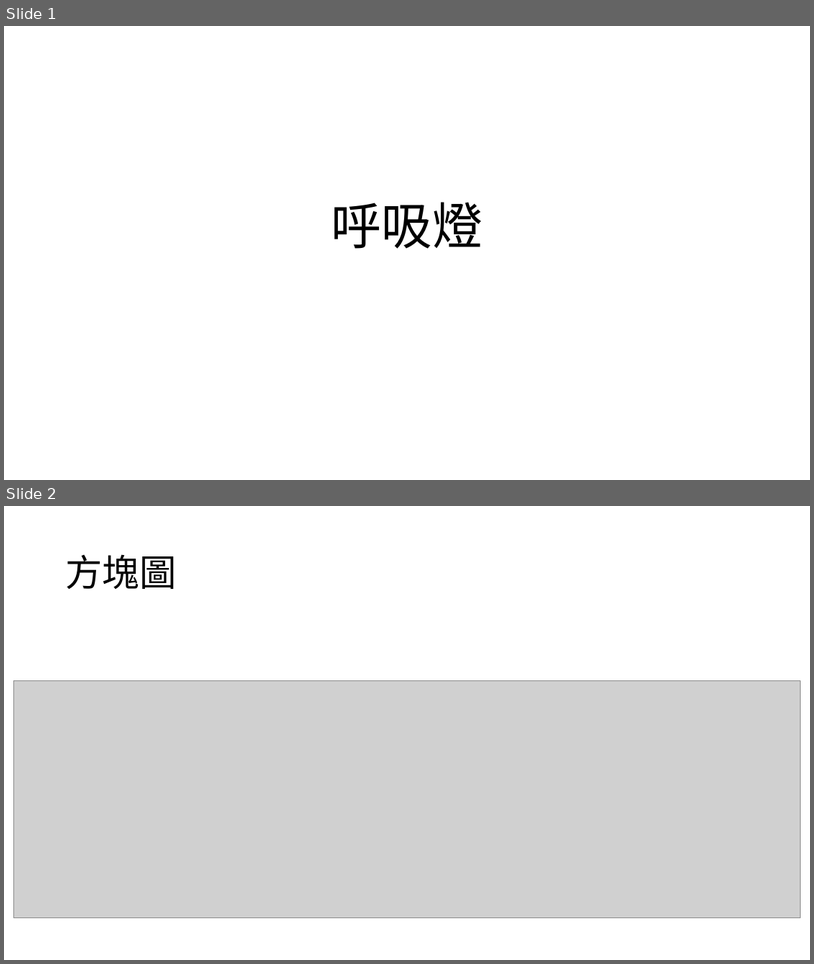
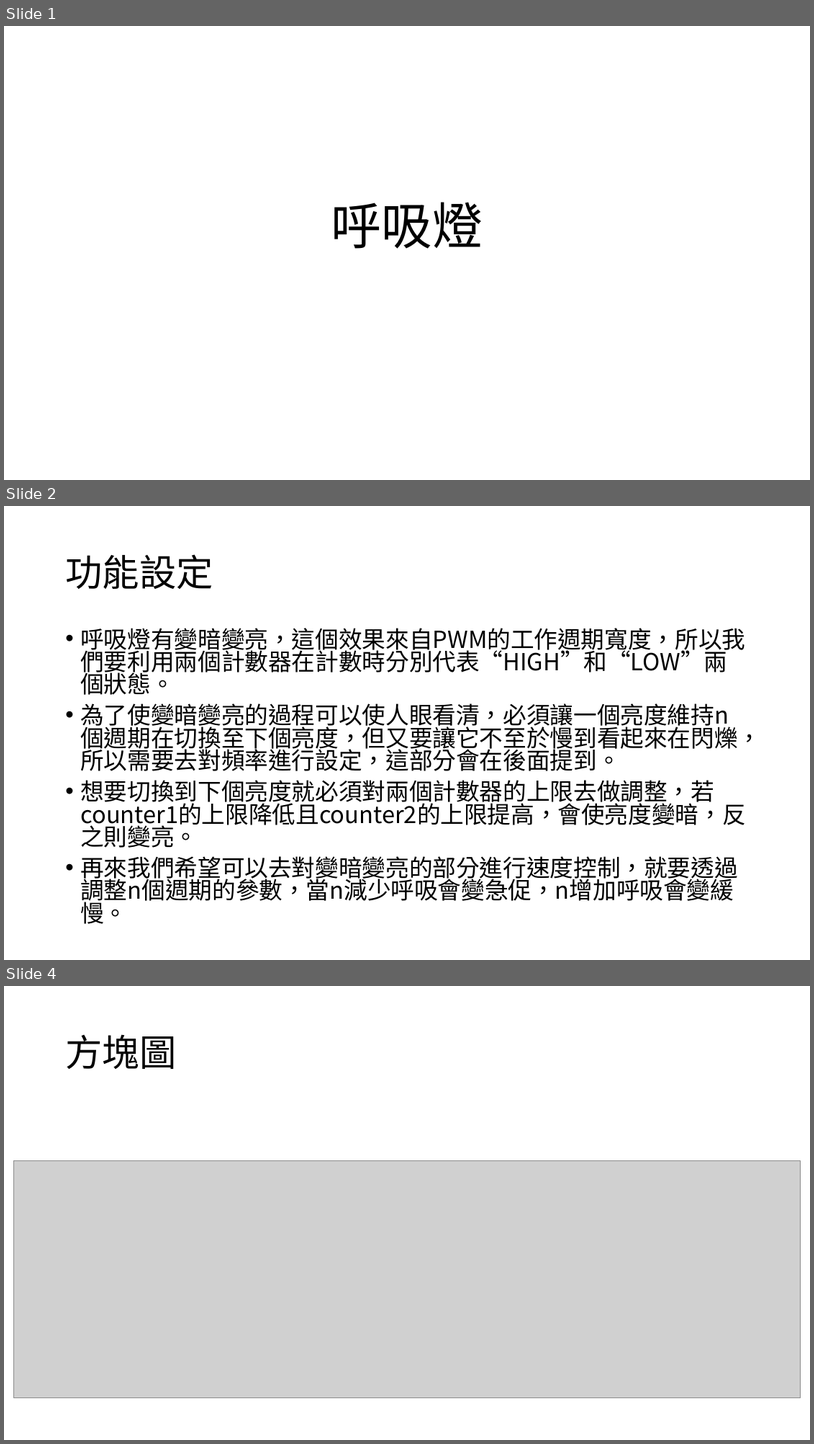
Before and after one commit to YUHAO-109112128/HW3_breath-light, a slide deck: HW3_呼吸燈.pptx. Shown one above the other, each under a label of ours: slides 1 and 2 before the commit, slides 1, 2 and 4 after it; the slides between them are not shown. The pictures are 814x964 and 814x1444 pixels, drawn with LibreOffice and Linux fonts; fonts in the diff are those of the drawing; grey boxes stand for pictures. Boxes give left, top, right and bottom in pixels: in the first picture for what was removed or moved away, otherwise in the second. Text is boxed around its words. In the diff, an @@ line names an element or a change of style, - is before the commit and + after.

```diff
--- a/HW3_呼吸燈.pptx
+++ b/HW3_呼吸燈.pptx
@@ slide 2 added at <box>4,506,810,960</box>, background #FFFFFF @@
@@ title added at <box>65,554,213,589</box>, 44 pt, text #000000 @@
+功能設定
@@ text added at <box>80,628,761,924</box>, 28 pt, text #000000 @@
+• 呼吸燈有變暗變亮，這個效果來自PWM的工作週期寬度，所以我們要利用兩個計數器在計數時分別代表“HIGH”和“LOW”兩個狀態。
+• 為了使變暗變亮的過程可以使人眼看清，必須讓一個亮度維持n個週期在切換至下個亮度，但又要讓它不至於慢到看起來在閃爍，所以需要去對頻率進行設定，這部分會在後面提到。
+• 想要切換到下個亮度就必須對兩個計數器的上限去做調整，若counter1的上限降低且counter2的上限提高，會使亮度變暗，反之則變亮。
+• 再來我們希望可以去對變暗變亮的部分進行速度控制，就要透過調整n個週期的參數，當n減少呼吸會變急促，n增加呼吸會變緩慢。
@@ what was slide 2 is now slide 4 @@
```
Also in this commit, not shown: 1 slide changed, 6 other slides added.
